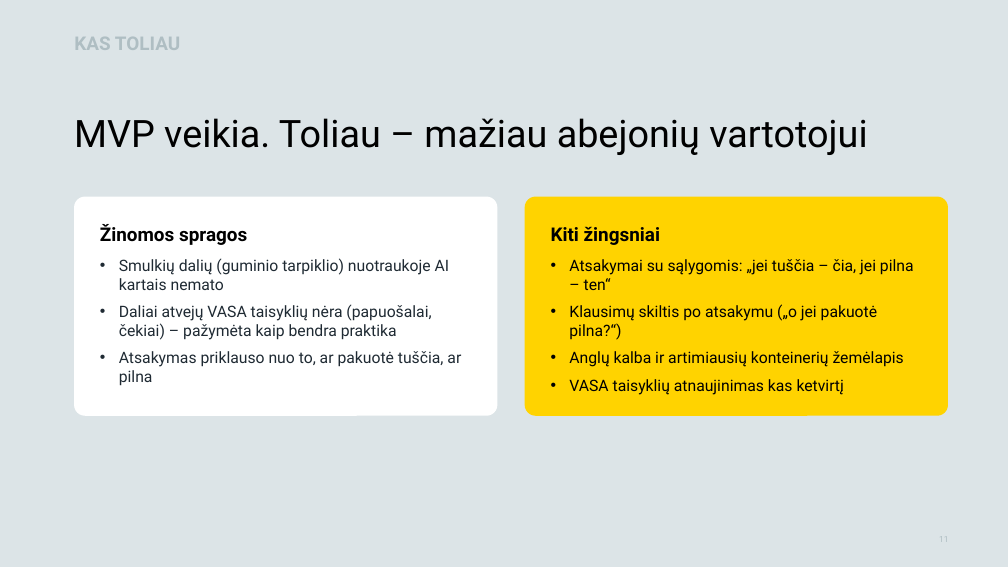
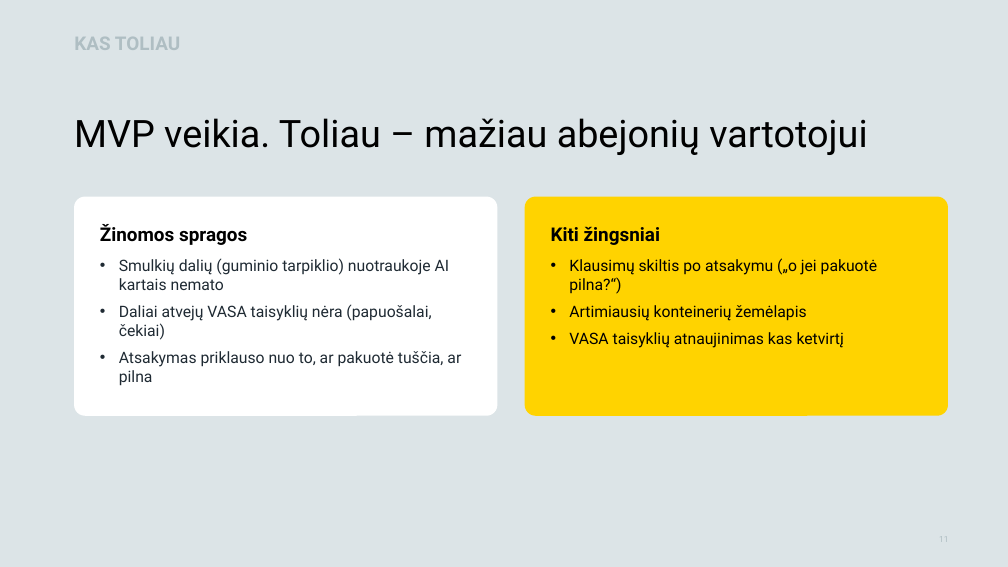
Before and after one commit to LejaKin/kur-mesti, a slide deck: slide 11 of pateikimui/AI web/Kur-mesti-pristatymas.pptx. Drawn at 1008x567 pixels with LibreOffice and Linux fonts; fonts in the diff are those of the drawing; background and template pictures are left out. Boxes give left, top, right and bottom in pixels: in the first picture for what was removed or moved away, otherwise in the second. Text is boxed around its words. In the diff, an @@ line names an element or a change of style, - is before the commit and + after.

Commit message:
Pristatymas: anglų kalba nebe ateities plane, 9 skaidrės kortelės sulygiuotos

```diff
--- a/pateikimui/AI web/Kur-mesti-pristatymas.pptx
+++ b/pateikimui/AI web/Kur-mesti-pristatymas.pptx
@@ text in rounded rectangle at (x1=569, y1=259, x2=914, y2=290): paragraph removed @@
-• Atsakymai su sąlygomis: „jei tuščia – čia, jei pilna – ten“
@@ text in rounded rectangle at (x1=119, y1=304, x2=431, y2=340): text changed @@
-• Daliai atvejų VASA taisyklių nėra (papuošalai, čekiai) – pažymėta kaip bendra praktika
+• Daliai atvejų VASA taisyklių nėra (papuošalai, čekiai)
@@ text in rounded rectangle at (x1=569, y1=305, x2=806, y2=321): text changed @@
-• Anglų kalba ir artimiausių konteinerių žemėlapis
+• Artimiausių konteinerių žemėlapis
```
Also in this commit, not shown: 3 other slides changed.
